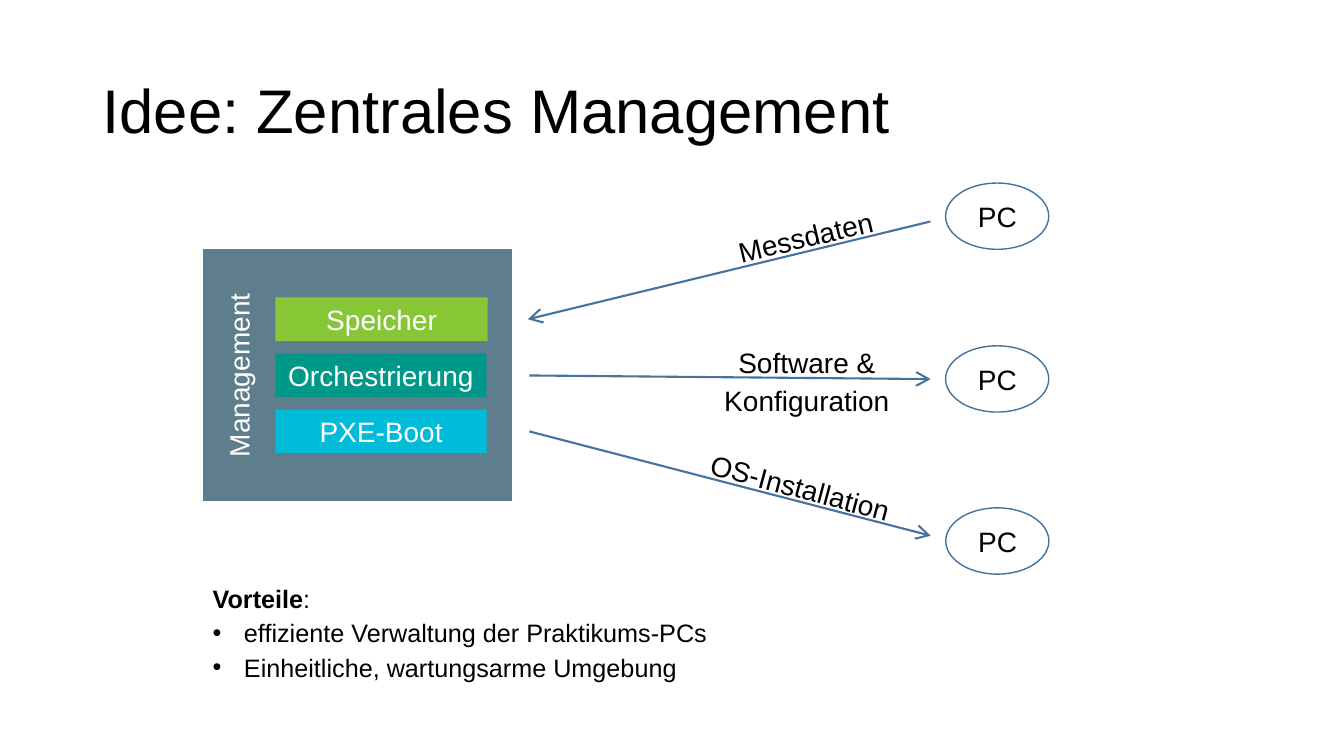
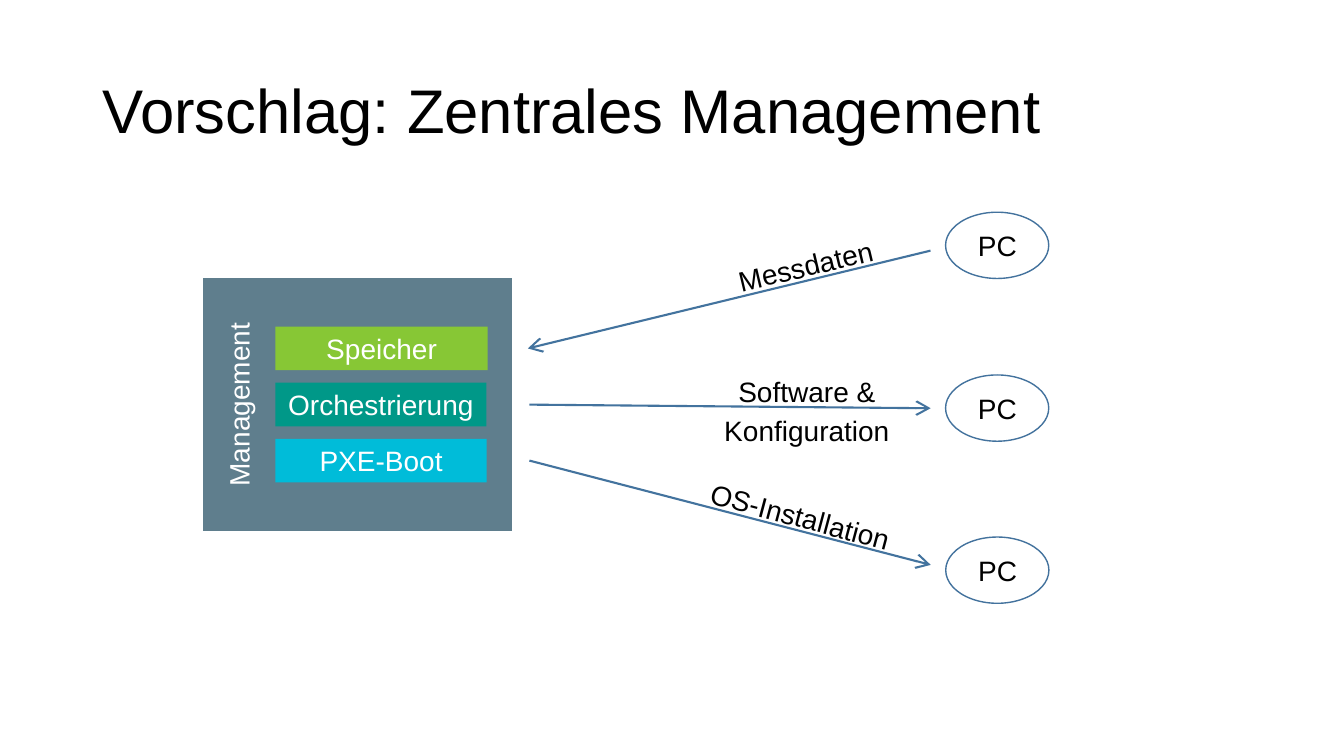
Before and after one commit to MitchiLaser/Pantheon, a slide deck: slide 2 of Roadmap/slides.pptx (slide 1 before the commit). Drawn at 1344x756 pixels with LibreOffice and Linux fonts; fonts in the diff are those of the drawing. Boxes give left, top, right and bottom in pixels: in the first picture for what was removed or moved away, otherwise in the second. Text is boxed around its words. In the diff, an @@ line names an element or a change of style, - is before the commit and + after.

```diff
--- a/Roadmap/slides.pptx
+++ b/Roadmap/slides.pptx
@@ title at (102, 88, 1040, 145): text changed @@
-Idee: Zentrales Management
+Vorschlag: Zentrales Management
@@ 7 texts, 4 rectangles, 3 arrows, 3 ellipses: place and size @@
-7 texts, 4 rectangles, 3 arrows, 3 ellipses at (204, 184, 1049, 575)
+7 texts, 4 rectangles, 3 arrows, 3 ellipses at (204, 213, 1049, 604)
@@ text removed at (213, 589, 706, 682) @@
-Vorteile:
-• effiziente Verwaltung der Praktikums-PCs
-• Einheitliche, wartungsarme Umgebung
```
Also in this commit, not shown: 4 other slides changed, 5 slides added, 1 other file.
